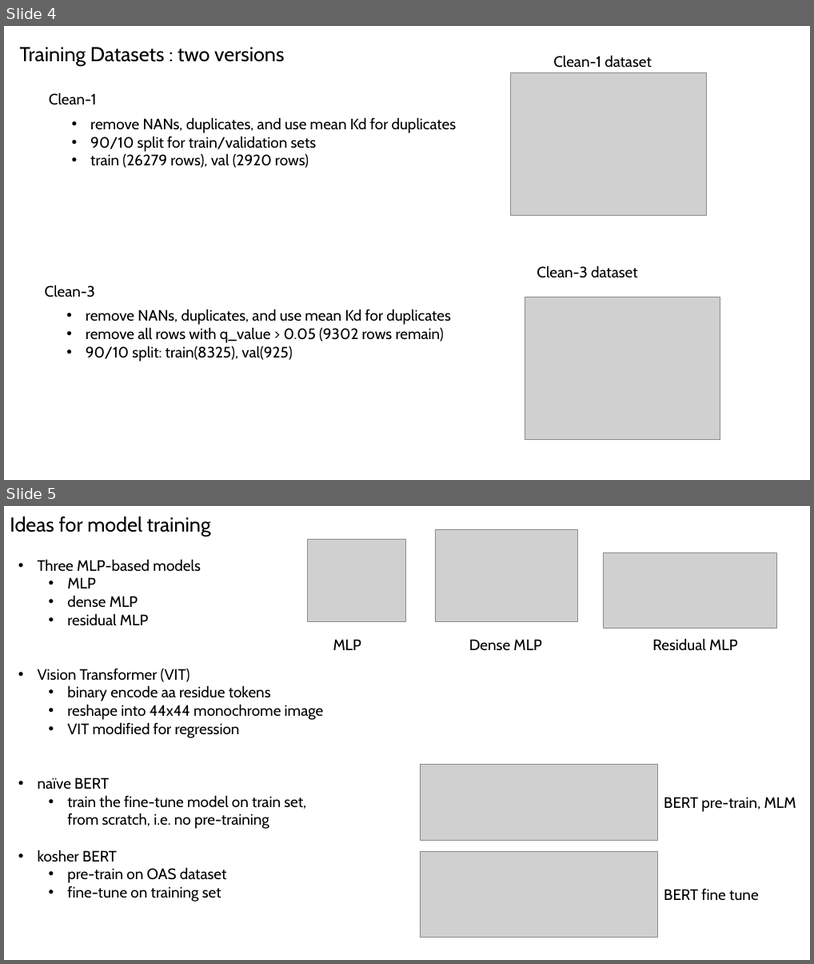
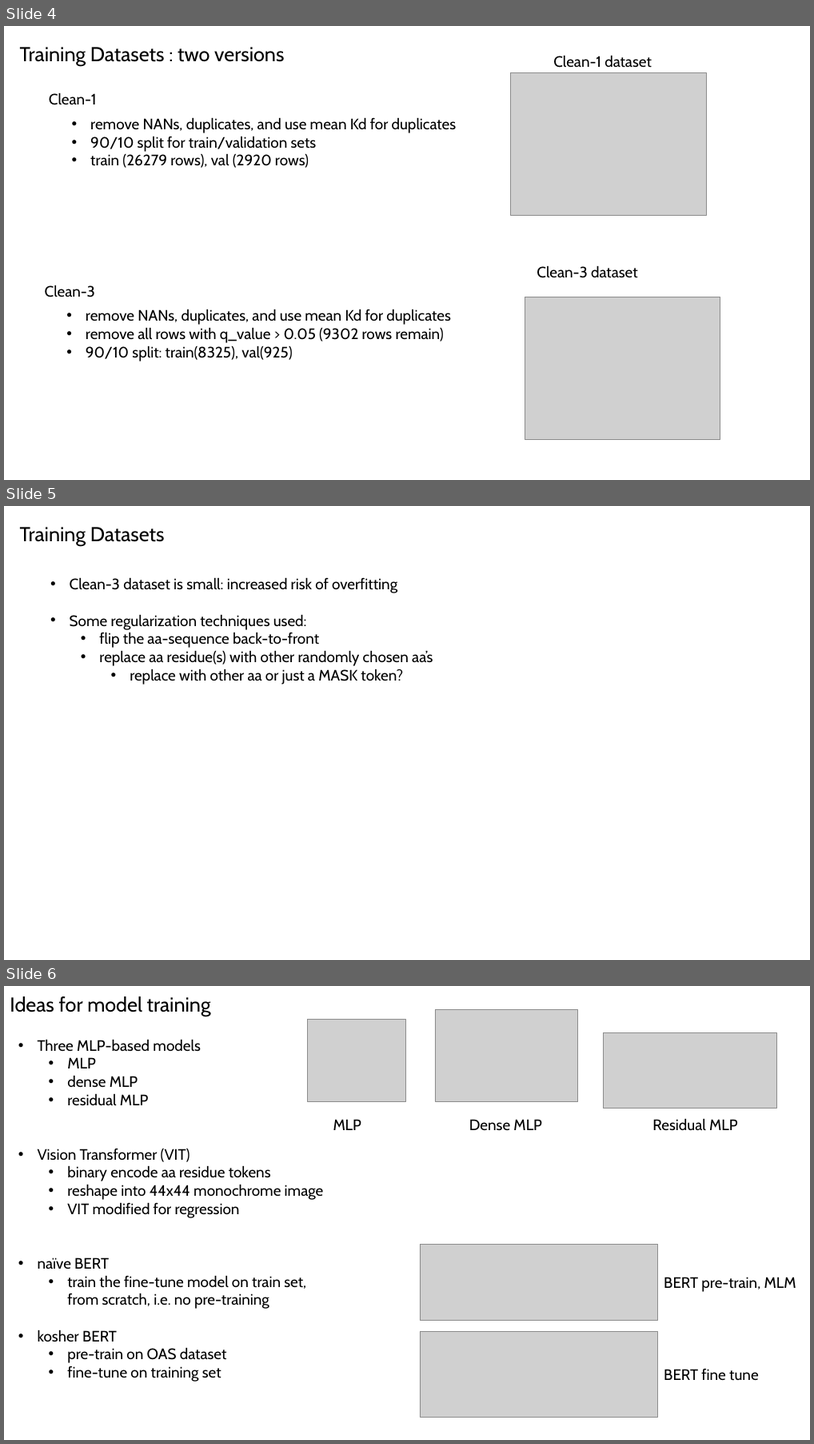
Before and after one commit to planaria158/BERT-antibody-antigen-binding-energy, a slide deck: Homework-aAlphaBio.pptx. Shown one above the other, each under a label of ours: slides 4 and 5 before the commit, slides 4, 5 and 6 after it. The pictures are 814x964 and 814x1444 pixels, drawn with LibreOffice and Linux fonts; fonts in the diff are those of the drawing; grey boxes stand for pictures. Boxes give left, top, right and bottom in pixels: in the first picture for what was removed or moved away, otherwise in the second. Text is boxed around its words. In the diff, an @@ line names an element or a change of style, - is before the commit and + after.

Commit message:
slide deck

```diff
--- a/Homework-aAlphaBio.pptx
+++ b/Homework-aAlphaBio.pptx
@@ slide 5 added at (x1=4, y1=506, x2=810, y2=960), background #FFFFFF @@
@@ text added at (x1=20, y1=527, x2=165, y2=546), 24 pt, text #000000 @@
+Training Datasets
@@ text added at (x1=70, y1=577, x2=433, y2=684), 18 pt, text #000000 @@
+• Clean-3 dataset is small: increased risk of overfitting
+• Some regularization techniques used:
+  • flip the aa-sequence back-to-front
+  • replace aa residue(s) with other randomly chosen aa’s
+    • replace with other aa or just a MASK token?
@@ what was slide 5 is now slide 6 @@
```
